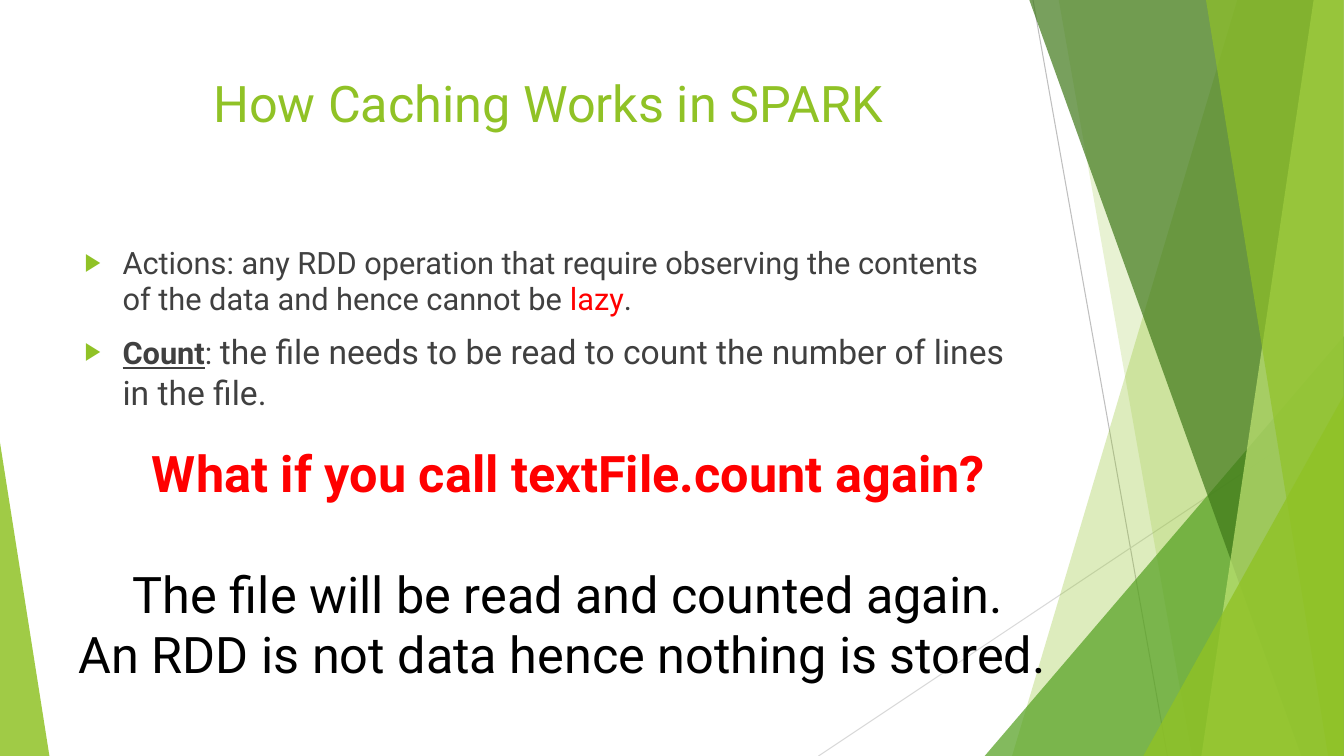
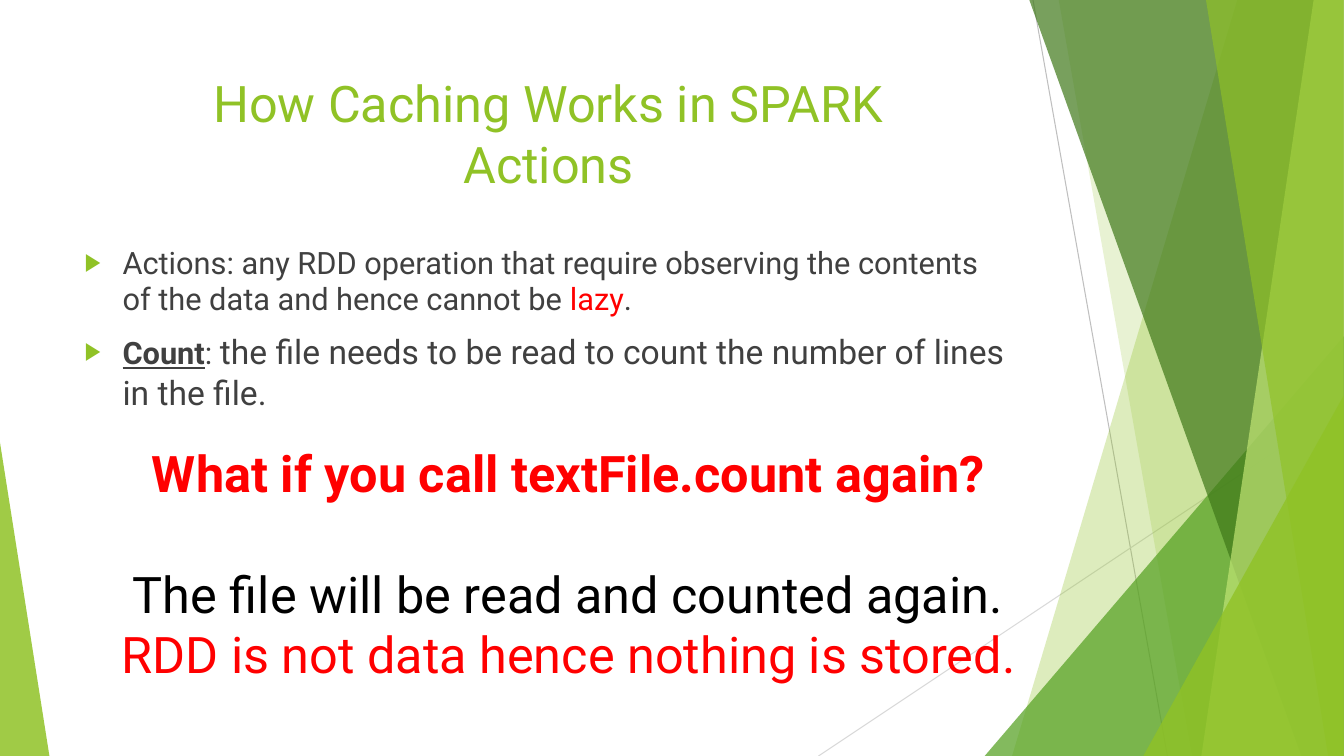
Before and after one commit to ahmedcs/COMP6611B, a slide deck: slide 7 of COMP6611B-Final-Presentation.pptx. Drawn at 1344x756 pixels with LibreOffice and Linux fonts; fonts in the diff are those of the drawing. Boxes give left, top, right and bottom in pixels: in the first picture for what was removed or moved away, otherwise in the second. Text is boxed around its words. In the diff, an @@ line names an element or a change of style, - is before the commit and + after.

```diff
--- a/COMP6611B-Final-Presentation.pptx
+++ b/COMP6611B-Final-Presentation.pptx
@@ title at box(213, 84, 883, 184): text changed @@
-How Caching Works in SPARK
+How Caching Works in SPARK
+Actions
@@ text at box(121, 635, 1016, 684): text changed; text colour #000000 to #FF0000 @@
-An RDD is not data hence nothing is stored.
+RDD is not data hence nothing is stored.
```
Also in this commit, not shown: 7 other slides changed.
